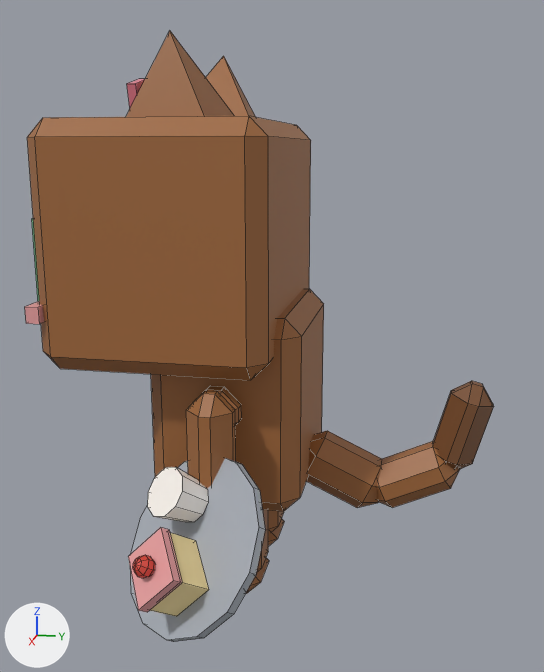
An edit to the FBX model assets/cat-cafe/exports/CatCafe_Cat_Acorn_Work.fbx, drawn before and after from the same camera.
Camera for both pictures: a 50 mm camera at (0.02633, 0.00577, 0.01574) aimed at (0.00082, 0.00067, 0.00936). Lighting does not change. The marker at lower left points along +X, +Y and +Z. The picture after the commit comes second. Mesh edges are drawn as thin lines. Where no turn or scale is listed for an object, it has been applied to the vertices.

In view in the first picture: 'CatCafe_Cat_Acorn_Work_Body', 'CatCafe_Cat_Acorn_Work_EarL', 'CatCafe_Cat_Acorn_Work_EarR', 'CatCafe_Cat_Acorn_Work_Head', 'CatCafe_Cat_Acorn_Work_Held_Waiter', 'CatCafe_Cat_Acorn_Work_LegF1', 'CatCafe_Cat_Acorn_Work_Tail' and 3 more.
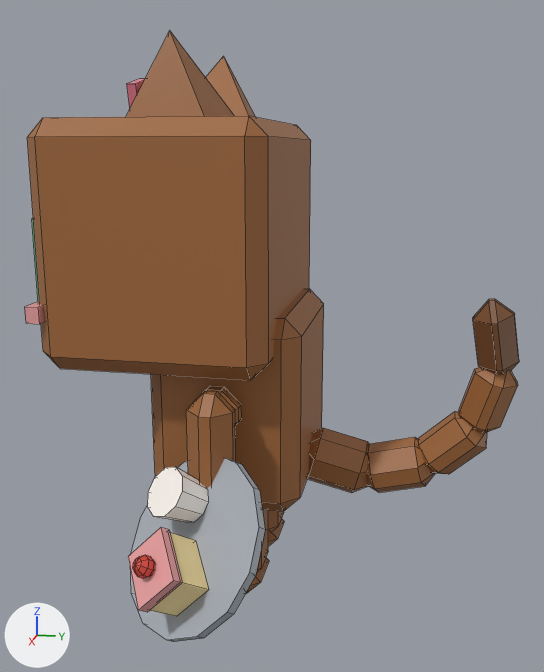
Patch to the scene script:
```diff
--- a/assets/cat-cafe/exports/CatCafe_Cat_Acorn_Work.fbx.py
+++ b/assets/cat-cafe/exports/CatCafe_Cat_Acorn_Work.fbx.py
@@ me_catcafe_cat_acorn_work_tail @@
 # used by ob_catcafe_cat_acorn_work_tail; location = (0.0, 0.0019, 0.00475)
-me_catcafe_cat_acorn_work_tail.from_pydata(...)  # 72 vertices, 78 faces; spans x -0.00095..0.00095, y -0.00042..0.00656, z -0.00195..0.00308
+me_catcafe_cat_acorn_work_tail.from_pydata(...)  # 120 vertices, 130 faces; spans x -0.00109..0.00166, y -0.00037..0.00724, z -0.00148..0.00628
+# me_catcafe_cat_acorn_work_tail part 1: the loose piece of 24 vertices spanning x -0.00095..0.00095, y -0.00042..0.003, z -0.00195..0.00074 is rebuilt with 24 vertices and now spans x -0.00109..0.00099, y -0.00037..0.00258, z -0.00148..0.0009
+# me_catcafe_cat_acorn_work_tail part 2: the loose piece of 24 vertices spanning x -0.00086..0.00085, y 0.0022..0.00554, z -0.00186..0.00065 is rebuilt with 24 vertices and now spans x -0.00101..0.0009, y 0.00185..0.00476, z -0.0014..0.00082
+# me_catcafe_cat_acorn_work_tail part 3: the loose piece of 24 vertices spanning x -0.00076..0.00076, y 0.00451..0.00656, z -0.00032..0.00308 is rebuilt with 24 vertices and now spans x -0.00079..0.00107, y 0.00404..0.00639, z -0.00041..0.00199
+# me_catcafe_cat_acorn_work_tail part 4: a new loose piece of 24 vertices spanning x -0.0004..0.00135, y 0.00538..0.00724, z 0.00125..0.0041, in mat_catcafe_palette
+# me_catcafe_cat_acorn_work_tail part 5: a new loose piece of 24 vertices spanning x 0.00005..0.00166, y 0.00561..0.00721, z 0.00345..0.00628, in mat_catcafe_palette
 me_catcafe_cat_acorn_work_tail.materials.append(mat_catcafe_palette)
```

What differs and where, as boxes (x1, y1, x2, y2) in the pictures (544 x 672 px):
'CatCafe_Cat_Acorn_Work_Tail', reshaped (13% wider, 52% taller)
    before: (306, 381, 494, 508)
    after: (307, 299, 519, 493)
part 1 of me_catcafe_cat_acorn_work_tail, rebuilt (18% narrower, 15% shorter)
    before: (306, 431, 382, 508)
    after: (307, 428, 369, 493)
part 2 of me_catcafe_cat_acorn_work_tail, rebuilt (17% narrower, 16% shorter)
    before: (377, 441, 460, 508)
    after: (366, 437, 435, 493)
part 3 of me_catcafe_cat_acorn_work_tail, rebuilt (13% wider, 28% shorter)
    before: (433, 381, 494, 469)
    after: (418, 411, 487, 474)
part 4 of me_catcafe_cat_acorn_work_tail, added (brown)
    after: (459, 367, 518, 433)
part 5 of me_catcafe_cat_acorn_work_tail, added (brown)
    after: (473, 299, 519, 375)
